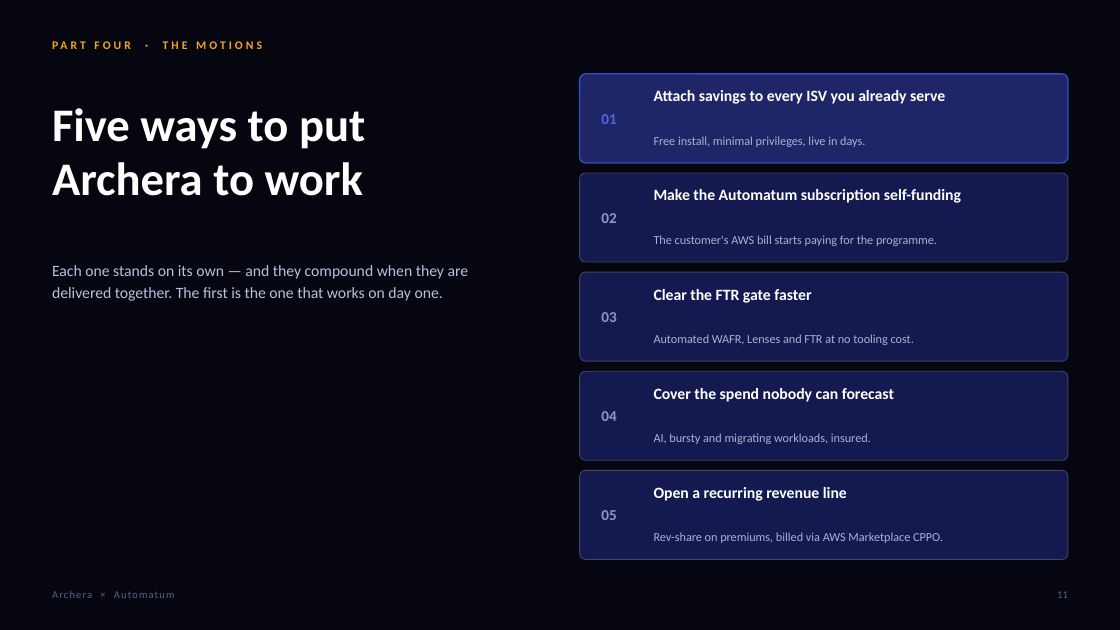
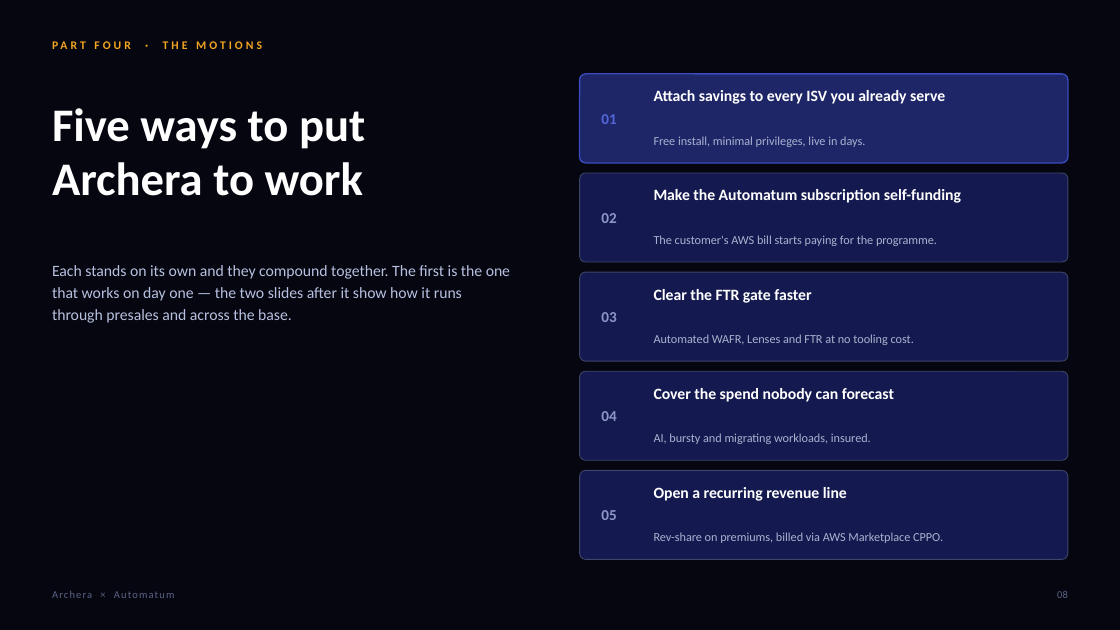
Before and after one commit to KianteEvans/barberbook, a slide deck: slide 8 of decks/Archera-for-Automatum.pptx (slide 11 before the commit). Drawn at 1120x630 pixels with LibreOffice and Linux fonts; fonts in the diff are those of the drawing. Boxes give left, top, right and bottom in pixels: in the first picture for what was removed or moved away, otherwise in the second. Text is boxed around its words. In the diff, an @@ line names an element or a change of style, - is before the commit and + after.

```diff
--- a/decks/Archera-for-Automatum.pptx
+++ b/decks/Archera-for-Automatum.pptx
@@ text at box(52, 265, 510, 323): text changed @@
-Each one stands on its own — and they compound when they are delivered together. The first is the one that works on day one.
+Each stands on its own and they compound together. The first is the one that works on day one — the two slides after it show how it runs through presales and across the base.
@@ text at box(1057, 591, 1068, 598): text changed @@
-11
+08
```
Also in this commit, not shown: 12 other slides changed, 3 slides added, 3 slides removed, 2 other files.
